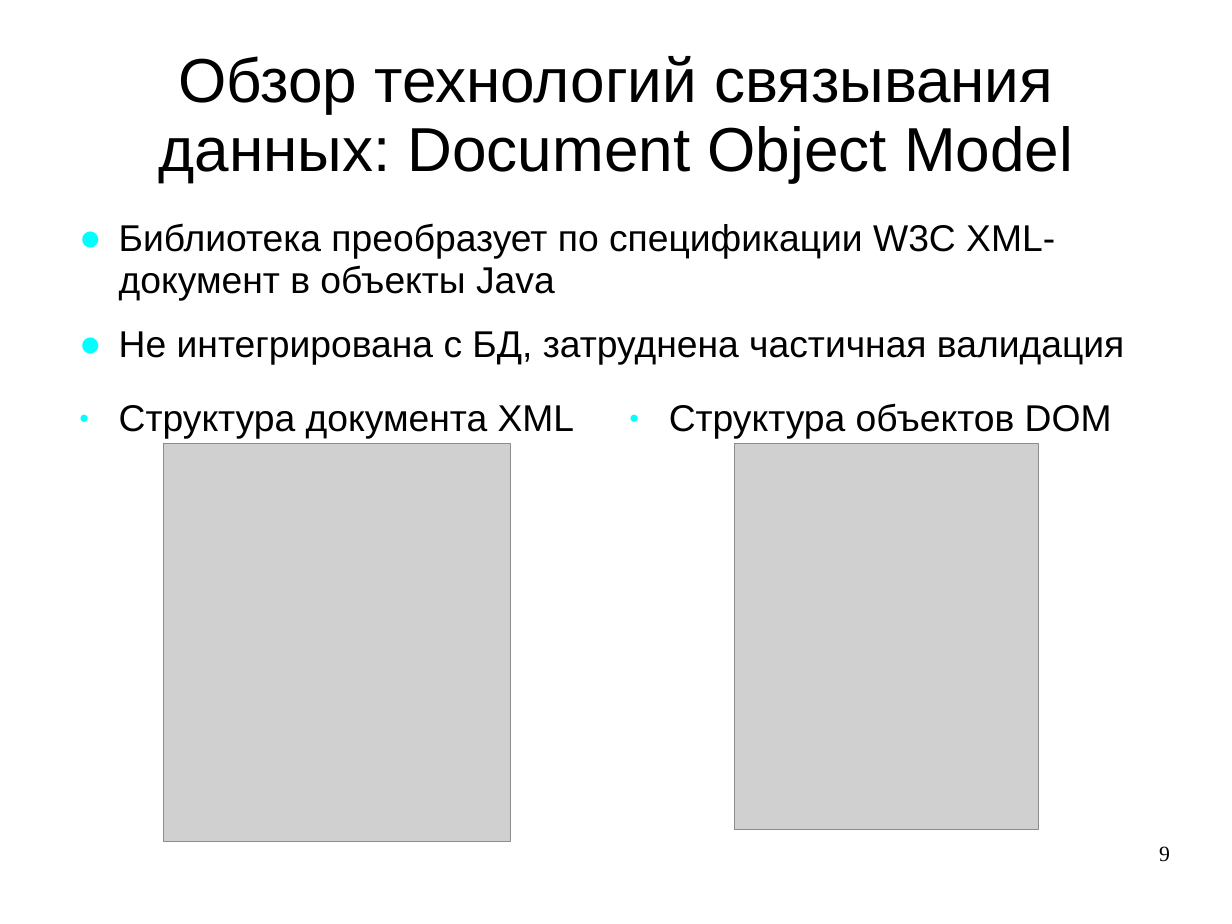
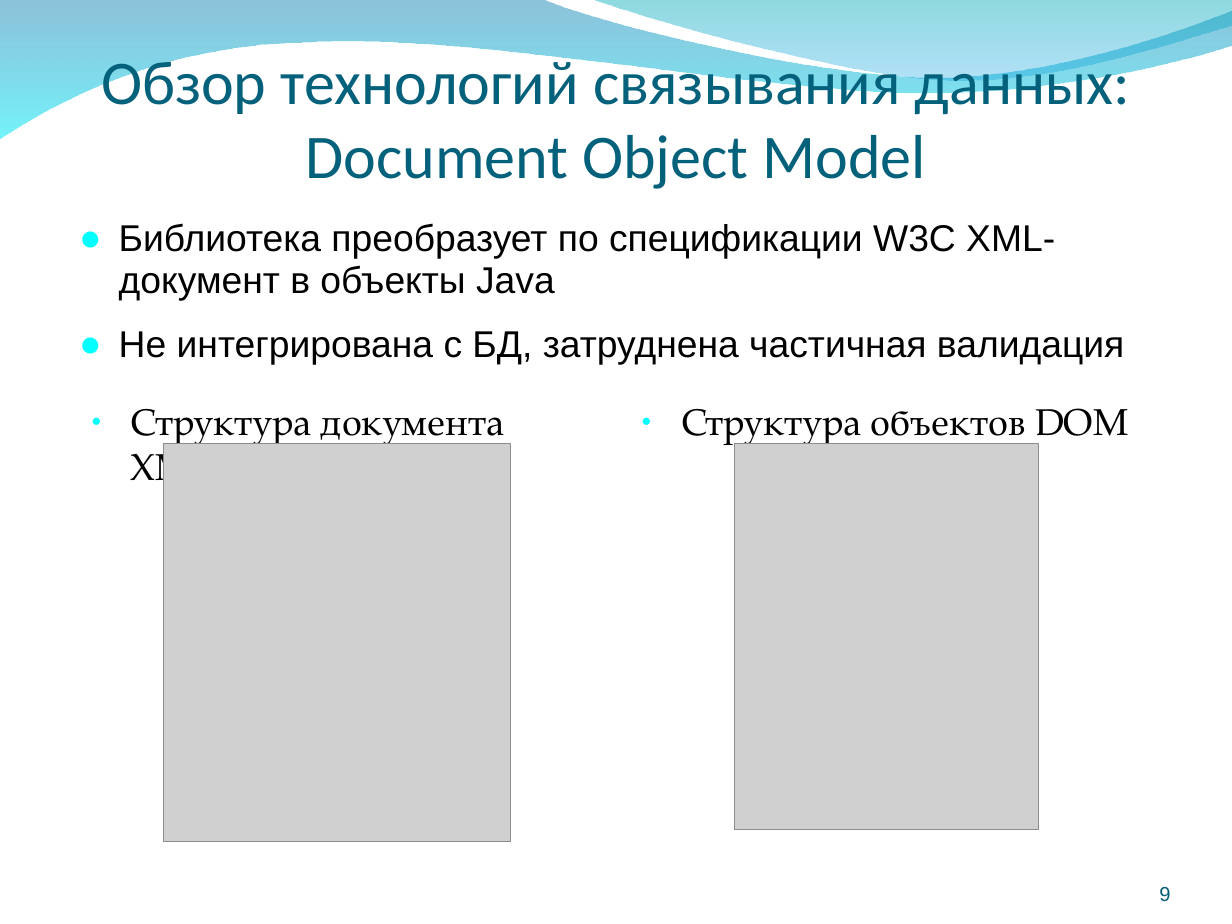
Before and after one commit to aeremenok/a-team-777, a slide deck: slide 9 of diploma/eav/diploma/demo.ppt. Drawn at 1232x924 pixels with LibreOffice and Linux fonts; fonts in the diff are those of the drawing; grey boxes stand for pictures; background and template pictures are left out. Boxes give left, top, right and bottom in pixels: in the first picture for what was removed or moved away, otherwise in the second. Text is boxed around its words. In the diff, an @@ line names an element or a change of style, - is before the commit and + after.

```diff
--- a/diploma/eav/diploma/demo.ppt
+++ b/diploma/eav/diploma/demo.ppt
@@ freeform shape added at [0,0,1232,140], fill gradient #0079AF to #00EBF8 @@
@@ freeform shape added at [590,0,1232,85], fill gradient #00ADB6 to #009BE5 @@
@@ title "Обзор технологий связывания данных: Document ..." at [101,52,1130,189]: font Arial to Calibri, text colour #000000 to #04617B; line spacing 0.93 to 1; vertical alignment middle to bottom @@
@@ text "Структура документа XML" at [131,409,504,494]: font Arial to TeX Gyre Pagella; line spacing 0.93 to 1; less space between paragraphs @@
@@ text "Структура объектов DOM" at [681,408,1128,450]: font Arial to TeX Gyre Pagella; line spacing 0.93 to 1; less space between paragraphs @@
@@ page number: place and size @@
-page number at [1159,846,1170,862]
+page number at [1159,887,1170,902]
@@ page number at [1159,887,1170,902]: size 14 to 13 pt, font Times New Roman to Arial, text colour #000000 to #045C75; line spacing 0.95 to 0.93; vertical alignment top to bottom @@
```
Also in this commit, not shown: 14 other slides changed, 1 slide added, 1 slide removed, 1 other file.
